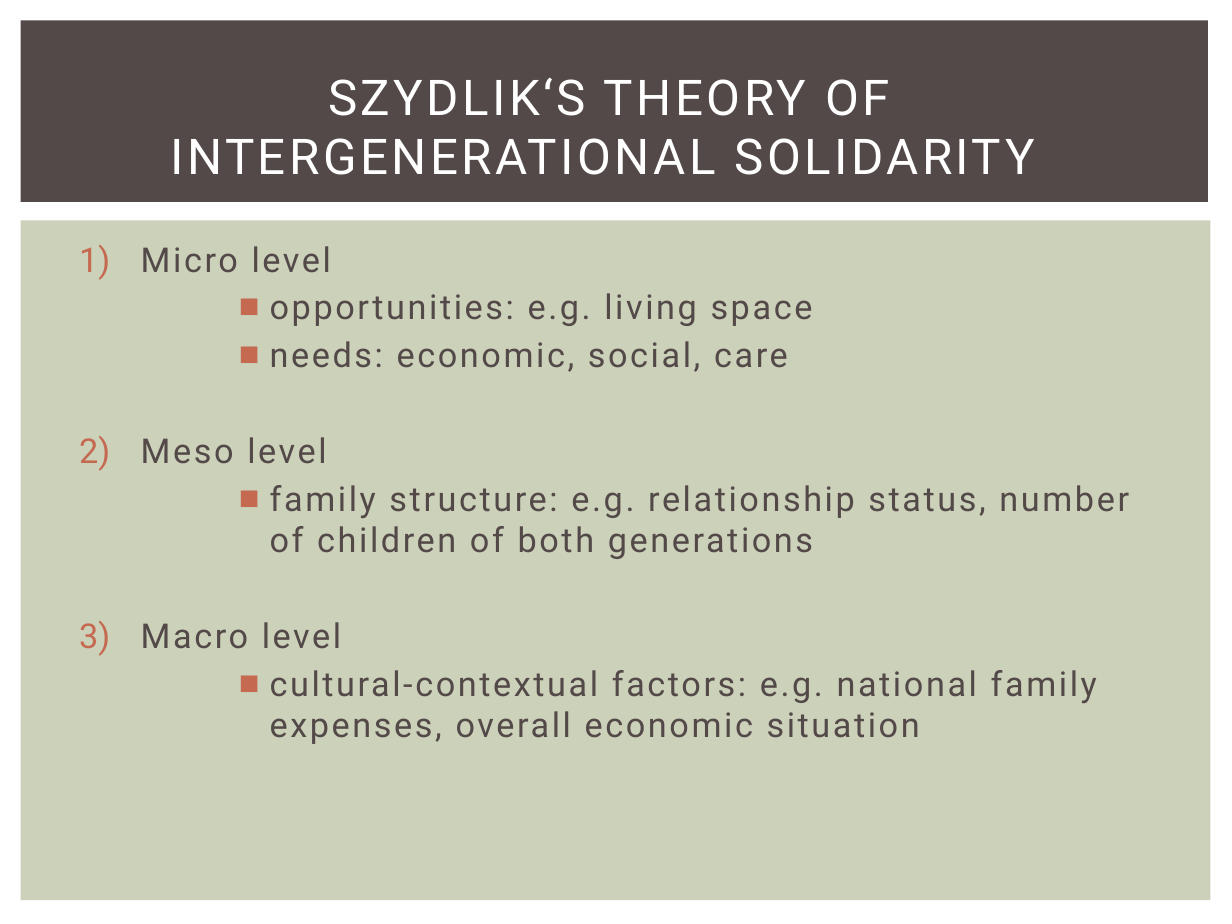
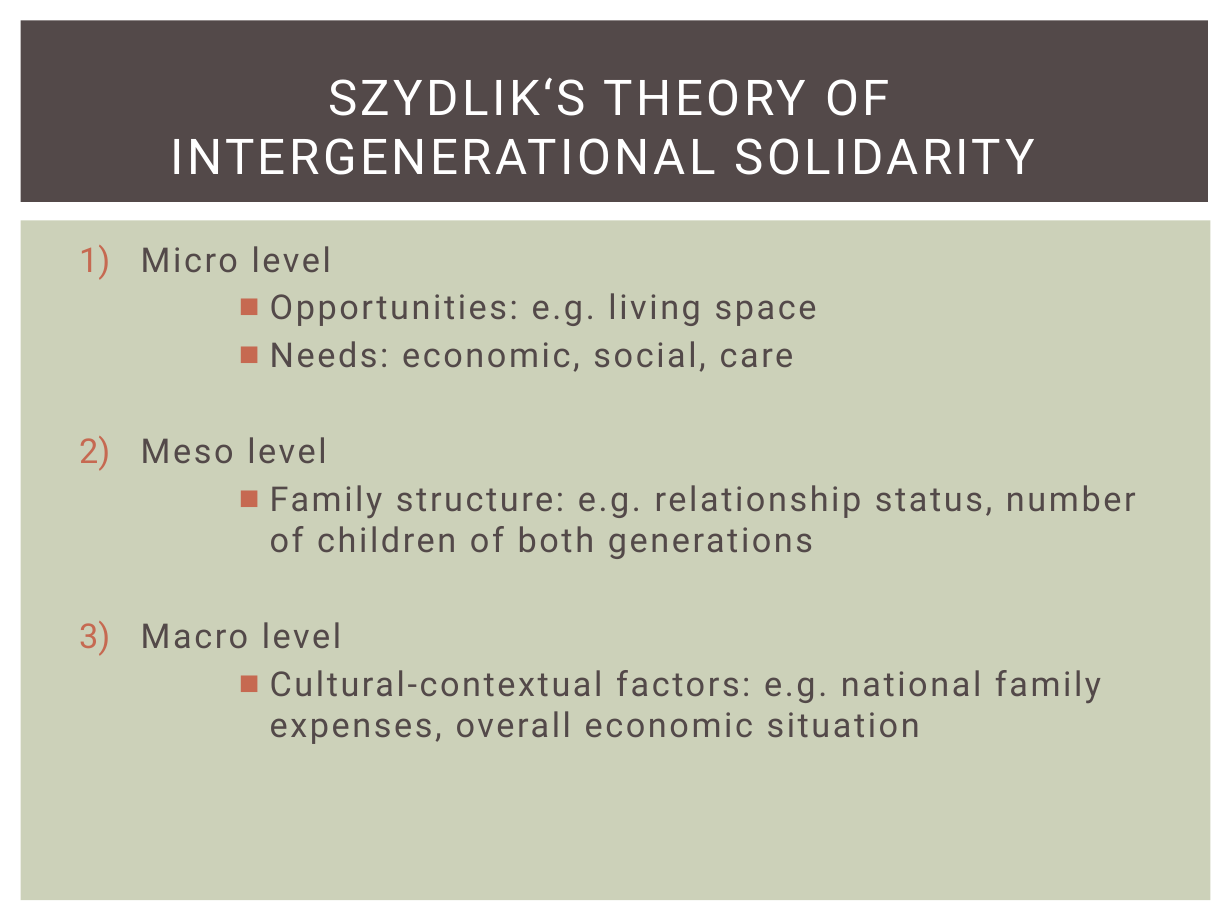
Before and after one commit to Drs-Jusy-Fischges/Solidaritaet, a slide deck: slide 5 of Poster & Präsis/Coll_Tubi.pptx. Drawn at 1232x924 pixels with LibreOffice and Linux fonts; fonts in the diff are those of the drawing. Boxes give left, top, right and bottom in pixels: in the first picture for what was removed or moved away, otherwise in the second. Text is boxed around its words. In the diff, an @@ line names an element or a change of style, - is before the commit and + after.

```diff
--- a/Poster & Präsis/Coll_Tubi.pptx
+++ b/Poster & Präsis/Coll_Tubi.pptx
@@ text at box(270, 293, 817, 372): text changed @@
-■ opportunities: e.g. living space
-■ needs: economic, social, care
+■ Opportunities: e.g. living space
+■ Needs: economic, social, care
@@ text at box(270, 485, 1136, 559): text changed @@
-■ family structure: e.g. relationship status, number of children of both generations
+■ Family structure: e.g. relationship status, number of children of both generations
@@ text at box(270, 670, 1101, 744): text changed @@
-■ cultural-contextual factors: e.g. national family expenses, overall economic situation
+■ Cultural-contextual factors: e.g. national family expenses, overall economic situation
```
Also in this commit, not shown: 6 other slides changed.
